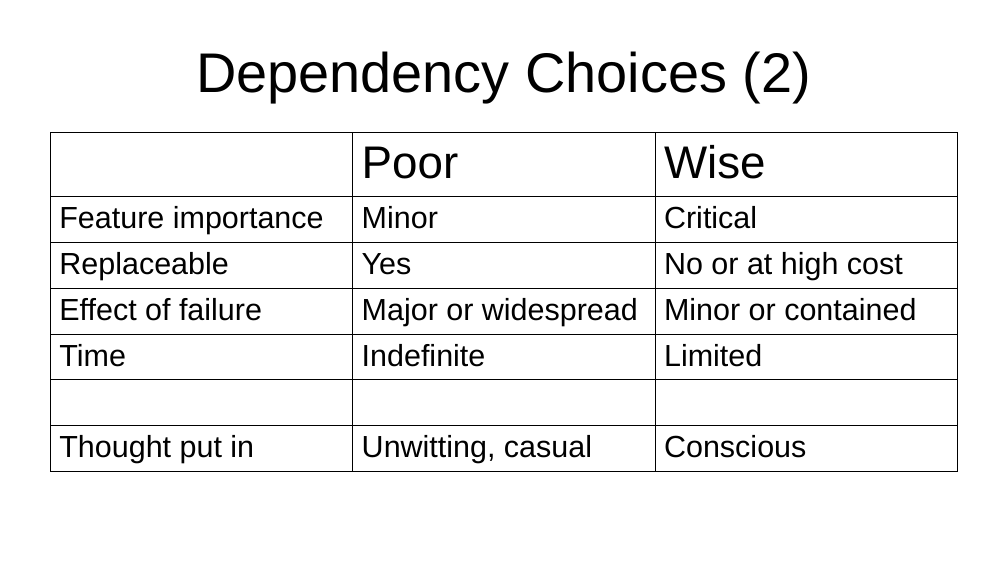
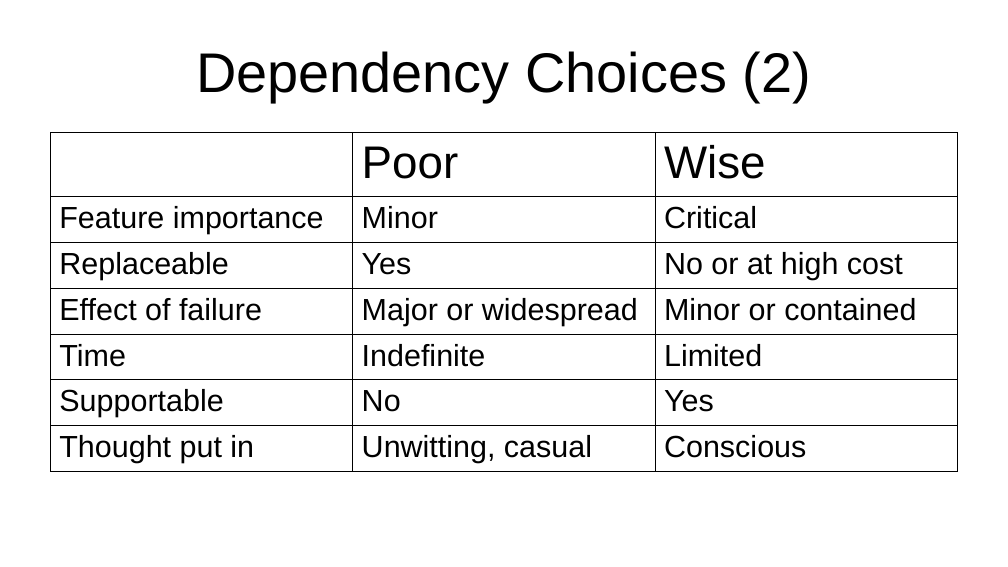
Before and after one commit to projectEndings/Endings, a slide deck: slide 10 of presentations/dhsi2019/digital_dependencies_dhsi2019.odp. Drawn at 1008x567 pixels with LibreOffice and Linux fonts; fonts in the diff are those of the drawing. Boxes give left, top, right and bottom in pixels: in the first picture for what was removed or moved away, otherwise in the second. Text is boxed around its words. In the diff, an @@ line names an element or a change of style, - is before the commit and + after.

```diff
--- a/presentations/dhsi2019/digital_dependencies_dhsi2019.odp
+++ b/presentations/dhsi2019/digital_dependencies_dhsi2019.odp
@@ table at box(50, 133, 959, 467) @@
-row 6:  |  | 
+row 6: Supportable | No | Yes
```
Also in this commit, not shown: 2 other slides changed, 1 other file.
